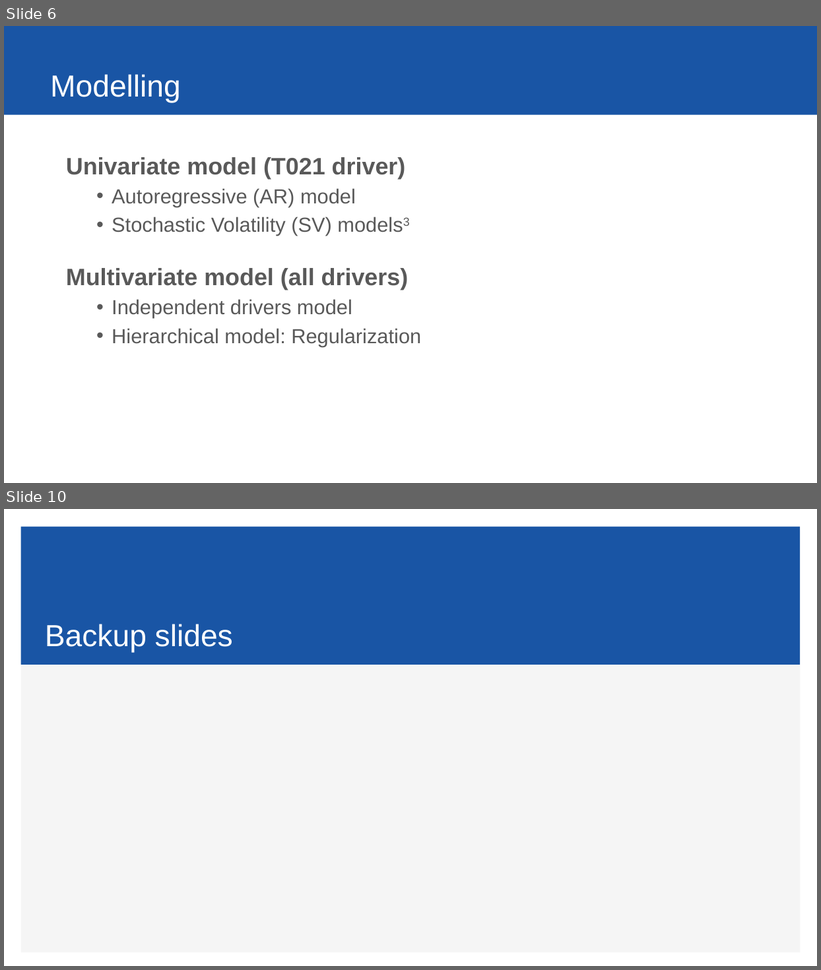
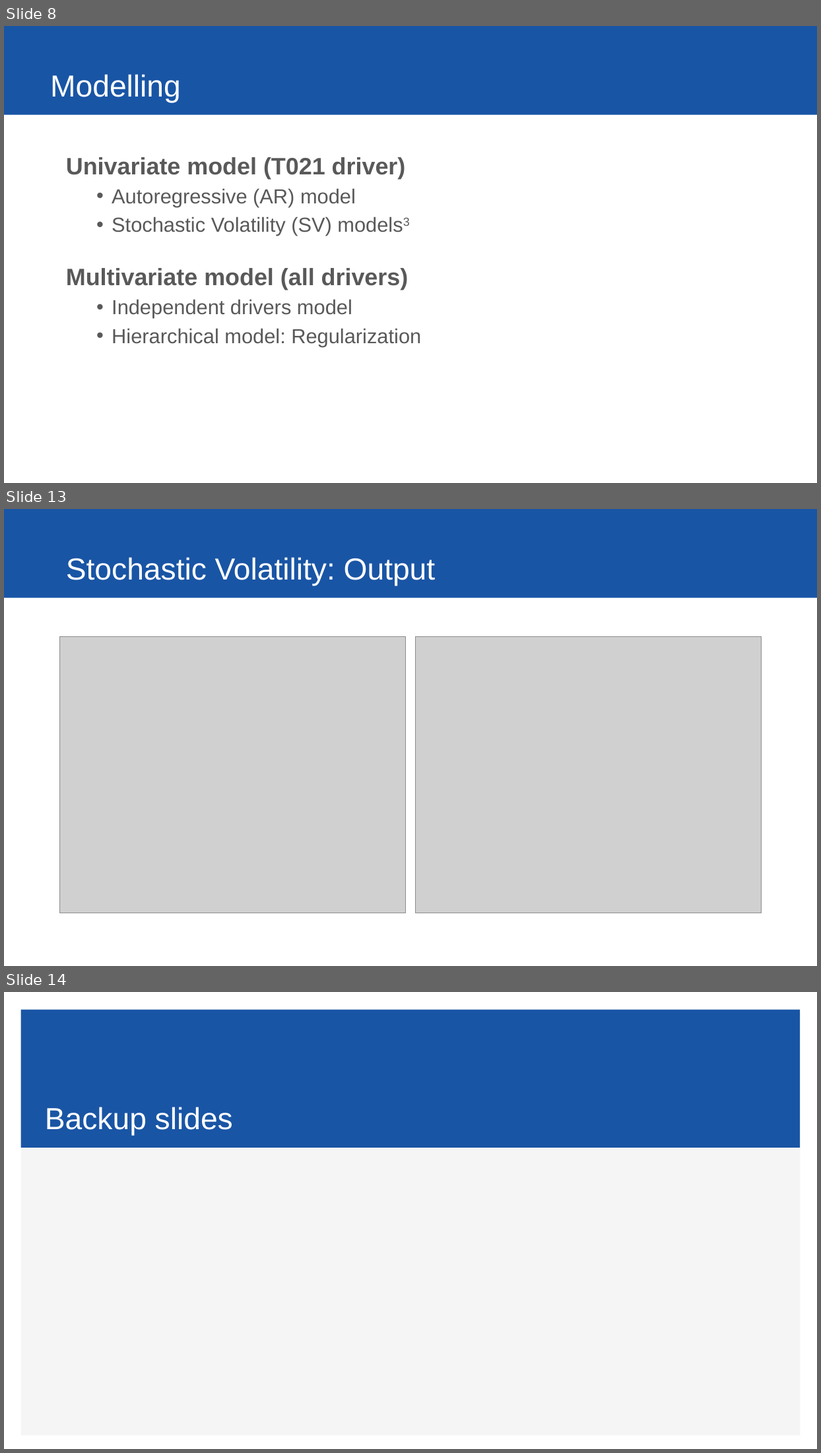
Before and after one commit to ybryan/stat685_distracted_driving, a slide deck: src/presentation/final_presentation.pptx. Shown one above the other, each under a label of ours: slides 6 and 10 before the commit, slides 8, 13 and 14 after it; the slides between them are not shown. The pictures are 821x970 and 821x1453 pixels, drawn with LibreOffice and Linux fonts; fonts in the diff are those of the drawing; grey boxes stand for pictures. Boxes give left, top, right and bottom in pixels: in the first picture for what was removed or moved away, otherwise in the second. Text is boxed around its words. In the diff, an @@ line names an element or a change of style, - is before the commit and + after.

```diff
--- a/src/presentation/final_presentation.pptx
+++ b/src/presentation/final_presentation.pptx
@@ slide 13 added at box(4, 509, 817, 966), background #FFFFFF; not listed: 1 template element that a slide beside it also shows @@
@@ title added at box(66, 557, 436, 586), 36 pt, text #FFFFFF @@
+Stochastic Volatility: Output
@@ picture added at box(60, 637, 406, 914) @@
@@ picture added at box(416, 637, 762, 914) @@
@@ what was slide 6 is now slide 8 @@
@@ what was slide 10 is now slide 14 @@
```
Also in this commit, not shown: 4 slides changed, 2 other slides added, 5 other files.
